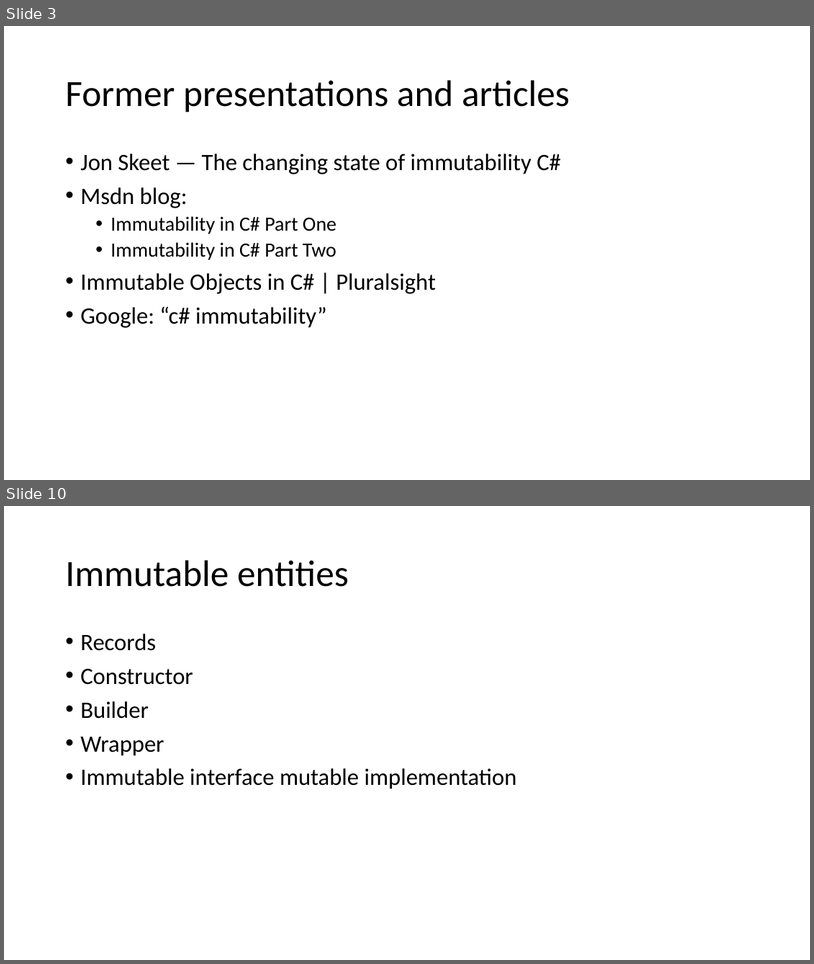
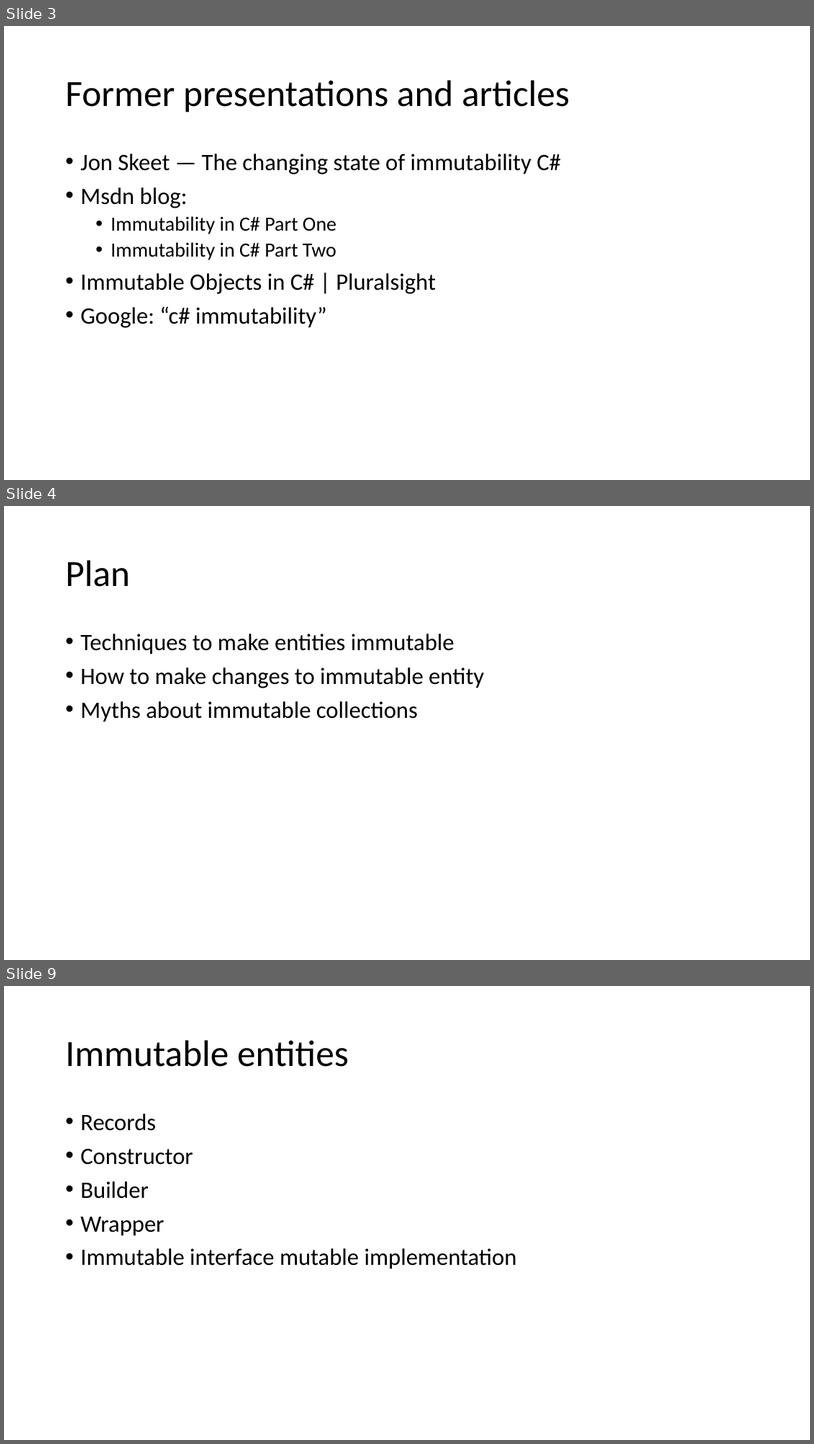
Before and after one commit to kugushev/presentations, a slide deck: Presentation.pptx. Shown one above the other, each under a label of ours: slides 3 and 10 before the commit, slides 3, 4 and 9 after it; the slides between them are not shown. The pictures are 814x964 and 814x1444 pixels, drawn with LibreOffice and Linux fonts; fonts in the diff are those of the drawing. Boxes give left, top, right and bottom in pixels: in the first picture for what was removed or moved away, otherwise in the second. Text is boxed around its words. In the diff, an @@ line names an element or a change of style, - is before the commit and + after.

```diff
--- a/Presentation.pptx
+++ b/Presentation.pptx
@@ slide 4 added at (4, 506, 810, 960), background #FFFFFF @@
@@ title added at (65, 560, 130, 587), 44 pt, text #000000 @@
+Plan
@@ text added at (80, 633, 484, 722), 28 pt, text #000000 @@
+• Techniques to make entities immutable
+• How to make changes to immutable entity
+• Myths about immutable collections
@@ what was slide 10 is now slide 9 @@
```
Also in this commit, not shown: 4 slides changed, 4 other slides added, 6 other files.
